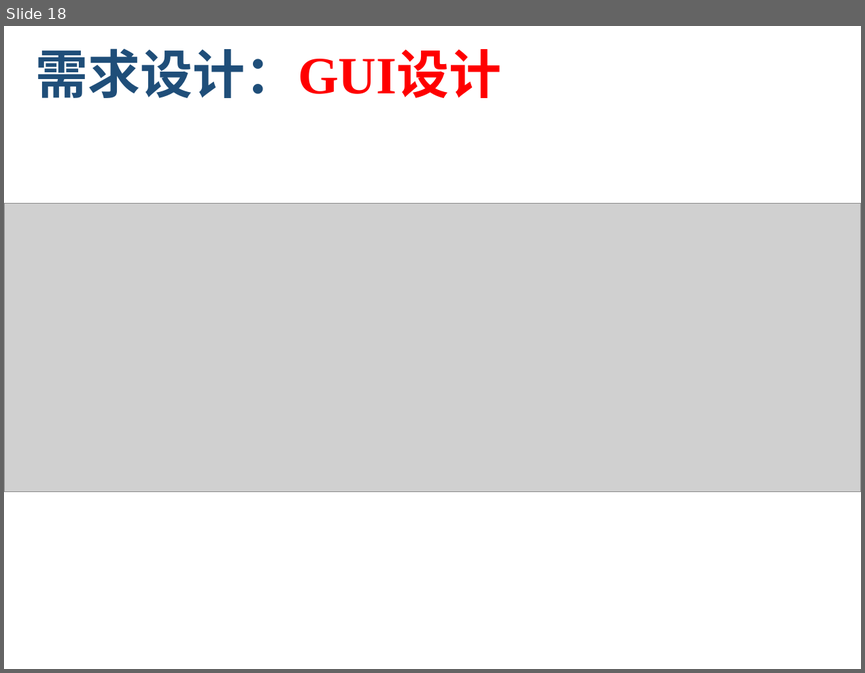
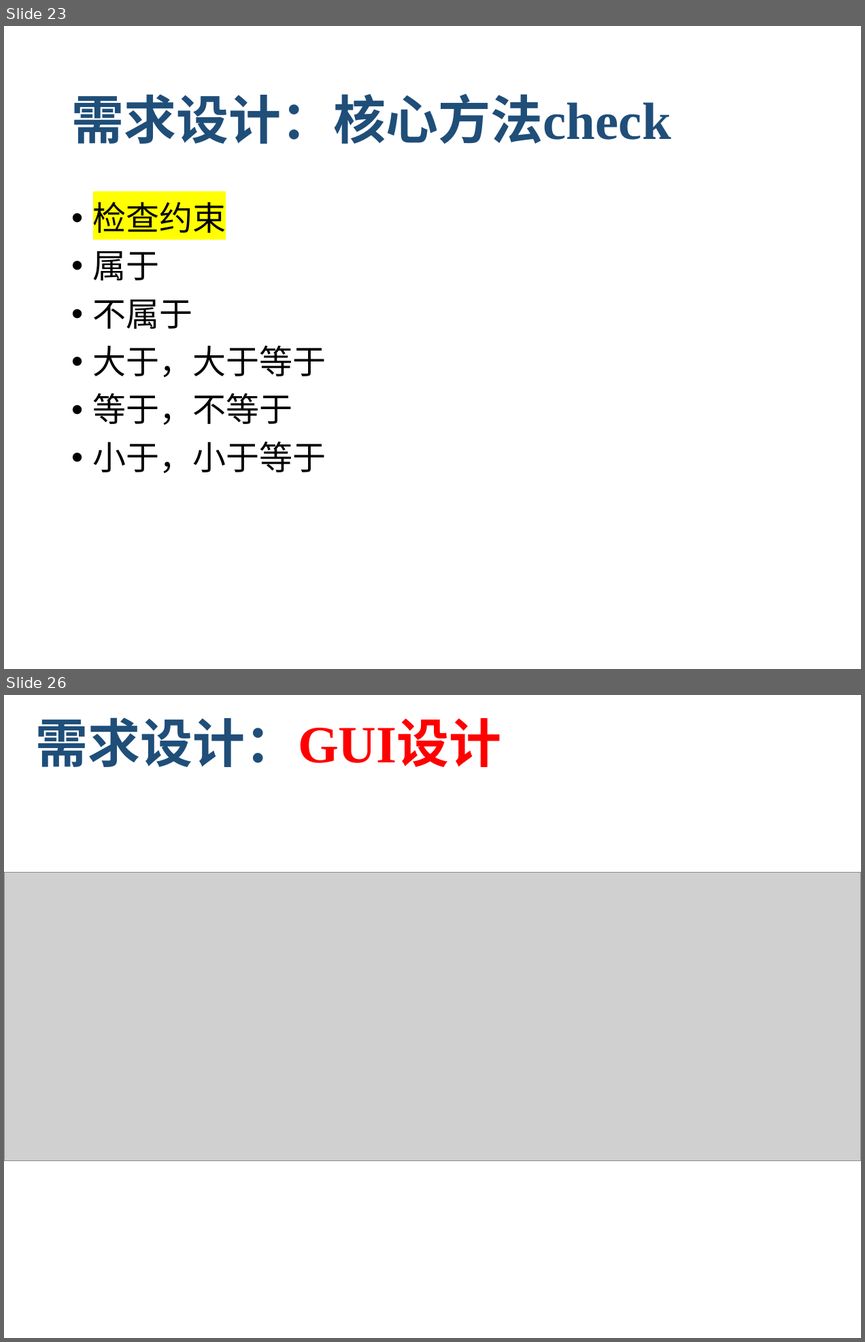
Before and after one commit to zen1995/rucmChecker, a slide deck: finalReport/RUCMChecker_final_report.pptx. Shown one above the other, each under a label of ours: slide 18 before the commit, slides 23 and 26 after it; the slides between them are not shown. The pictures are 865x673 and 865x1342 pixels, drawn with LibreOffice and Linux fonts; fonts in the diff are those of the drawing; grey boxes stand for pictures; background and template pictures are left out. Boxes give left, top, right and bottom in pixels: in the first picture for what was removed or moved away, otherwise in the second. Text is boxed around its words. In the diff, an @@ line names an element or a change of style, - is before the commit and + after.

```diff
--- a/finalReport/RUCMChecker_final_report.pptx
+++ b/finalReport/RUCMChecker_final_report.pptx
@@ slide 23 added at (4, 26, 861, 669), background #FFFFFF @@
@@ title added at (71, 93, 671, 144), 44 pt, text #1F4E79, bold @@
+需求设计：核心方法check
@@ text added at (93, 196, 326, 473), 28 pt, text #000000 @@
+• 检查约束
+• 属于
+• 不属于
+• 大于，大于等于
+• 等于，不等于
+• 小于，小于等于
@@ what was slide 18 is now slide 26 @@
```
Also in this commit, not shown: 2 slides changed, 7 other slides added.
